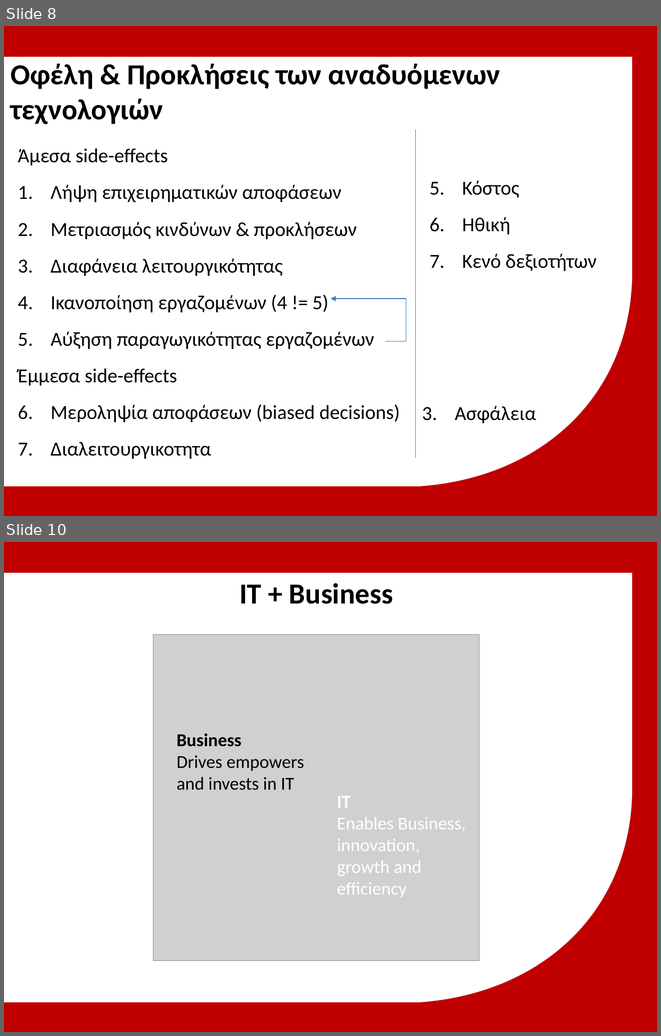
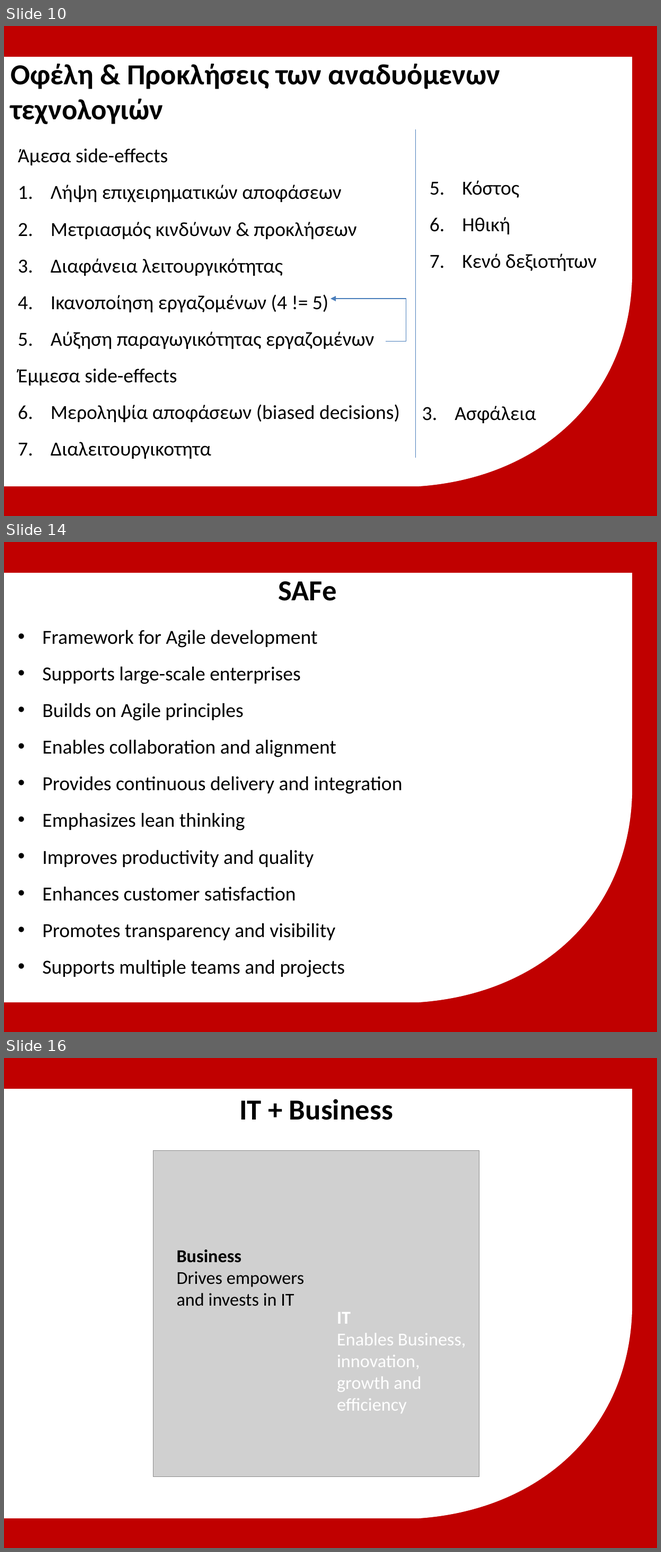
Before and after one commit to michailmarkou1995/MBA, a slide deck: Spiritual Wellbeing IV Professional Development and Applied Research/Μητροπολιτικό Κολλέγιο_ΣΕΚΦ[Μιχαηλ Μαρκου] IT in Global Business.pptx. Shown one above the other, each under a label of ours: slides 8 and 10 before the commit, slides 10, 14 and 16 after it; the slides between them are not shown. The pictures are 661x1036 and 661x1552 pixels, drawn with LibreOffice and Linux fonts; fonts in the diff are those of the drawing; grey boxes stand for pictures; background and template pictures are left out. Boxes give left, top, right and bottom in pixels: in the first picture for what was removed or moved away, otherwise in the second. Text is boxed around its words. In the diff, an @@ line names an element or a change of style, - is before the commit and + after.

```diff
--- a/Spiritual Wellbeing IV Professional Development and Applied Research/Μητροπολιτικό Κολλέγιο_ΣΕΚΦ[Μιχαηλ Μαρκου] IT in Global Business.pptx
+++ b/Spiritual Wellbeing IV Professional Development and Applied Research/Μητροπολιτικό Κολλέγιο_ΣΕΚΦ[Μιχαηλ Μαρκου] IT in Global Business.pptx
@@ slide 14 added at box(4, 542, 657, 1032), background #C00000; not listed: 1 template element that a slide beside it also shows @@
@@ text added at box(278, 581, 336, 601), 32 pt, text #000000, bold @@
+SAFe
@@ text added at box(42, 630, 403, 977), 22 pt, text #000000 @@
+• Framework for Agile development
+• Supports large-scale enterprises
+• Builds on Agile principles
+• Enables collaboration and alignment
+• Provides continuous delivery and integration
+• Emphasizes lean thinking
+• Improves productivity and quality
+• Enhances customer satisfaction
+• Promotes transparency and visibility
+• Supports multiple teams and projects
@@ what was slide 8 is now slide 10 @@
@@ what was slide 10 is now slide 16 @@
```
Also in this commit, not shown: 1 slide changed, 5 other slides added.
